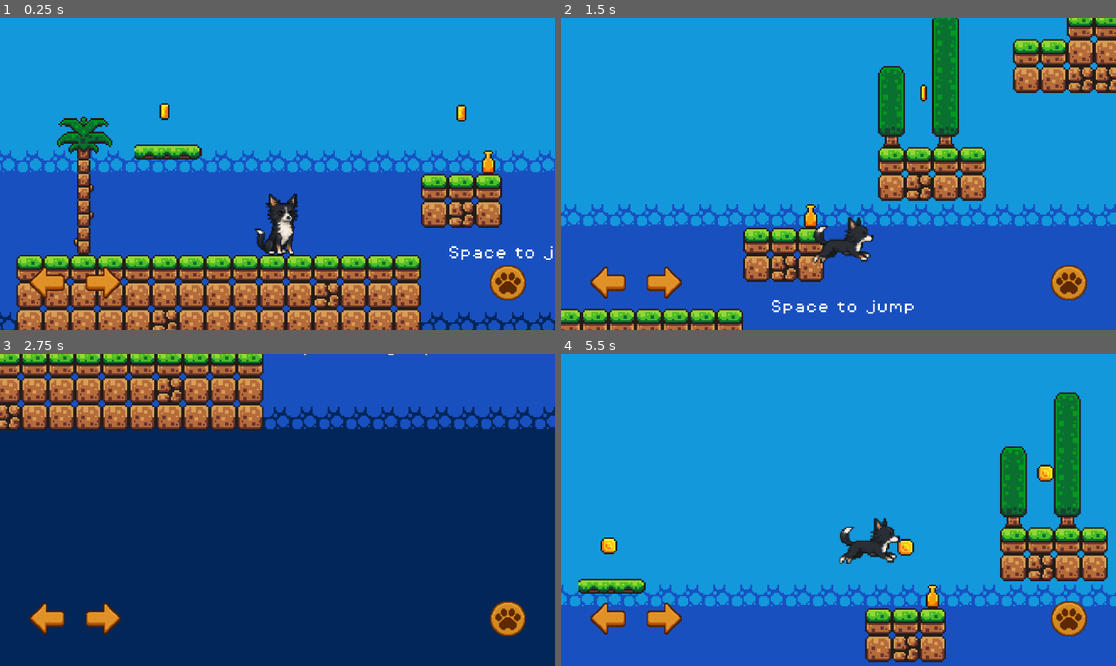
Above: before the commit, frames 1-4 (two rows, left to right).
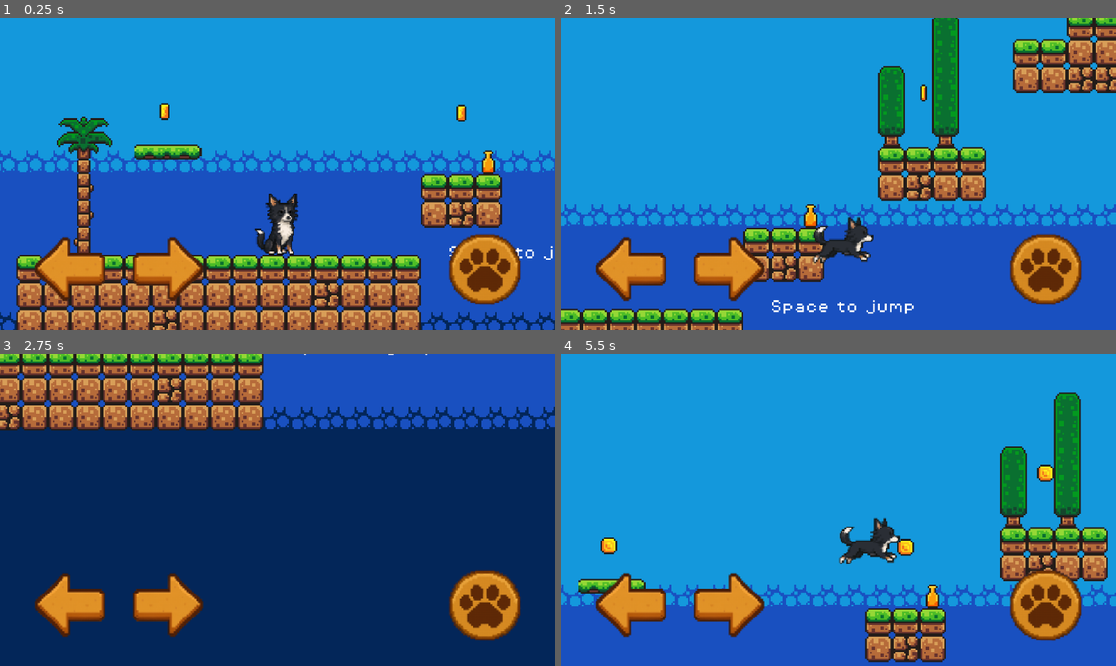
Above: after the commit, the same moments.

Repository: jvieirar/godot-basic-tuto
Game: Godot game, scene res://scenes/game.tscn
The game is run twice, just before and just after one commit, with the same random seed, the same clock (stepped at 60 frames per second) and the same inputs.
Inputs (mouse positions are in pixels of both pictures, inside the frame that each line leads up to):
- Up to frame 1 (0.25 s): no input
- Up to frame 2 (1.5 s): move the mouse to (960, 158) at 0.52 s; hold Right (move_right) 0.53-1.25 s; tap Space (jump) at 0.6, 0.77, 1.07 s; click (960, 158) at 0.67 s; drag from (727, 189) to (960, 127) at 1.27 s
- Up to frame 3 (2.75 s): move the mouse to (333, 441) at 2.02 s; hold Left (move_left) from 2.03 s (still down); tap Space (jump) at 2.1 s
- Up to frame 4 (5.5 s): release Left (move_left) at 2.75 s; drag from (810, 572) to (672, 463) at 2.77 s; move the mouse to (1005, 556) at 3.52 s; hold Right (move_right) 3.53-4.25 s; tap Space (jump) at 3.6, 3.77, 4.07, 5.1 s; drag from (672, 463) to (1054, 603) at 4.27 s; move the mouse to (866, 510) at 5.02 s; hold Right (move_right) from 5.03 s (still down); click (866, 510) at 5.17 s

The runs differ from the first frame. In frame 1, 5.7% of the frame differs, in the area x 5-95%, y 69-92%; in frame 2, 5.8%; in frame 3, 5.7%; in frame 4, 5.8%.

Commit message:
touch controls scaling

Diff:
--- a/scenes/touch_controls.tscn
+++ b/scenes/touch_controls.tscn
@@ -9,17 +9,17 @@
 script = ExtResource("1_notdv")
 
 [node name="ButtonLeft" type="TouchScreenButton" parent="."]
-position = Vector2(123, 500)
+position = Vector2(5, 347)
 texture_normal = ExtResource("1_6e4pk")
 action = "move_left"
 
 [node name="ButtonRight" type="TouchScreenButton" parent="."]
-position = Vector2(242, 500)
+position = Vector2(236, 348)
 texture_normal = ExtResource("2_notdv")
 action = "move_right"
 
 [node name="ButtonJump" type="TouchScreenButton" parent="."]
-position = Vector2(867, 500)
+position = Vector2(827, 313)
 texture_normal = ExtResource("3_c1tq5")
 action = "jump"
 
--- a/scripts/touch_controls.gd
+++ b/scripts/touch_controls.gd
@@ -5,26 +5,44 @@
 @onready var button_right: TouchScreenButton = $ButtonRight
 @onready var button_jump: TouchScreenButton = $ButtonJump
 
+const MARGIN_Y = 30
+const MARGIN_X = 50
+const BUTTON_SCALE = 2.0
+const BUTTON_SPACING = 10  # Space between buttons
+
 func _ready():
+	# Apply scale to buttons
+  apply_button_scale()
 	# Position buttons relative to screen edges
-	position_buttons()
+  position_buttons()
 	# Connect to window resize signal to reposition buttons when screen size changes
-	get_tree().root.size_changed.connect(position_buttons)
+  get_tree().root.size_changed.connect(position_buttons)
+
+func apply_button_scale():
+  button_left.scale = Vector2(BUTTON_SCALE, BUTTON_SCALE)
+  button_right.scale = Vector2(BUTTON_SCALE, BUTTON_SCALE)
+  button_jump.scale = Vector2(BUTTON_SCALE, BUTTON_SCALE)
 
 func position_buttons():
-	var viewport_size = get_viewport().size
+  var viewport_size = get_viewport().size
 
-	# Position left button at bottom left with padding
-	button_left.position = Vector2(50, viewport_size.y - button_left.texture_normal.get_height() - 50)
+  #var BUTTON_SCALE = button_left.scale.x
 
-	# Position right button next to left button
-	button_right.position = Vector2(
-		button_left.position.x + button_left.texture_normal.get_width() + 20,
-		button_left.position.y
-	)
+  # Calculate scaled dimensions
+  var left_width = button_left.texture_normal.get_width() * BUTTON_SCALE
+  var left_height = button_left.texture_normal.get_height() * BUTTON_SCALE
 
-	# Position jump button at bottom right with padding
-	button_jump.position = Vector2(
-		viewport_size.x - button_jump.texture_normal.get_width() - 50,
-		viewport_size.y - button_jump.texture_normal.get_height() - 50
-	)
+  # Position left button at bottom left with padding
+  button_left.position = Vector2(MARGIN_X, viewport_size.y - left_height - MARGIN_Y)
+
+  # Position right button next to left button with spacing
+  button_right.position = Vector2(
+	button_left.position.x + left_width + BUTTON_SPACING,
+	button_left.position.y
+  )
+
+  # Position jump button at bottom right with padding
+  button_jump.position = Vector2(
+	viewport_size.x - (button_jump.texture_normal.get_width() * BUTTON_SCALE) - MARGIN_X,
+	viewport_size.y - (button_jump.texture_normal.get_height() * BUTTON_SCALE) - MARGIN_Y
+  )
